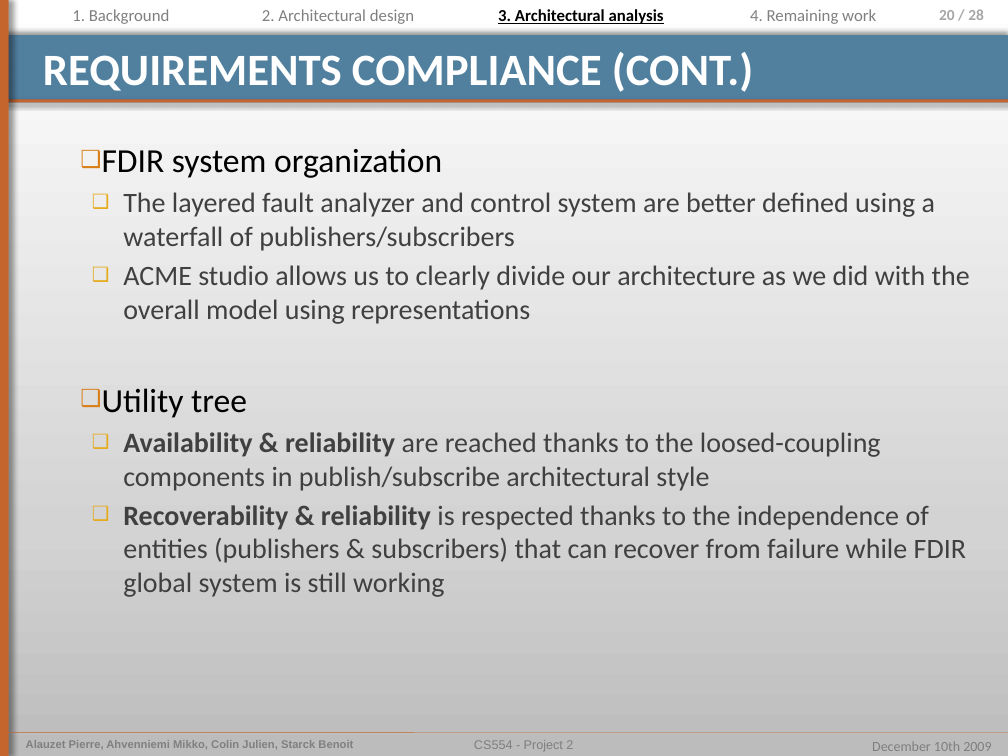
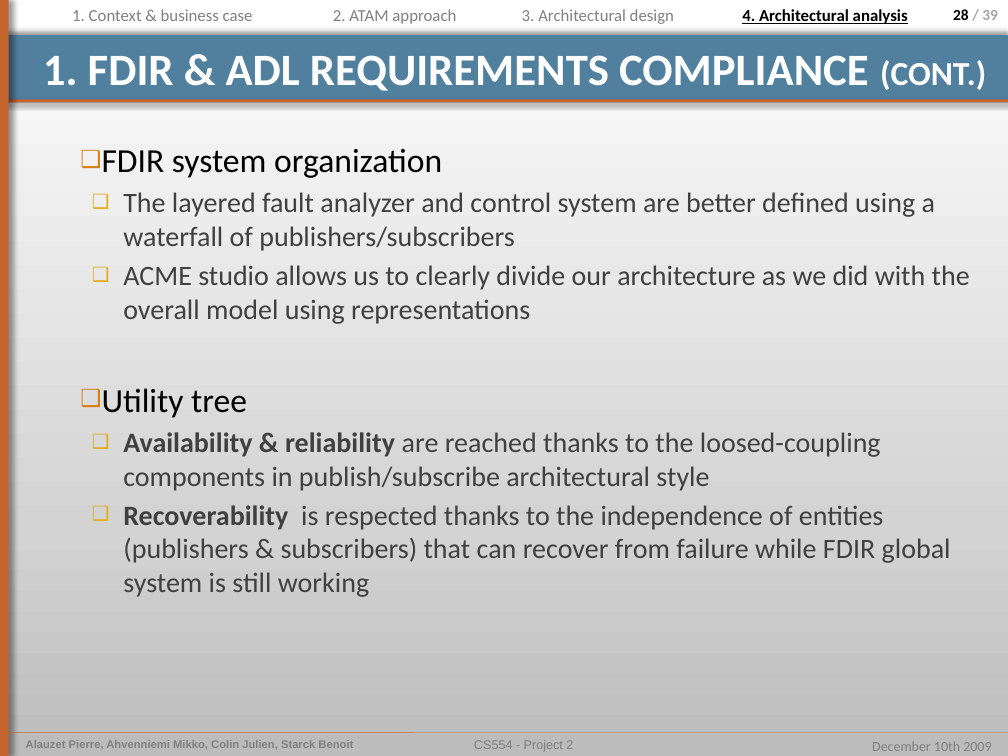
Before and after one commit to pierrealauzet/euroteam, a slide deck: slide 28 of Project 2/PartFinal/CS554_EuroTeam_Project2_Final_Mikko.pptx (slide 20 before the commit). Drawn at 1008x756 pixels with LibreOffice and Linux fonts; fonts in the diff are those of the drawing. Boxes give left, top, right and bottom in pixels: in the first picture for what was removed or moved away, otherwise in the second. Text is boxed around its words. In the diff, an @@ line names an element or a change of style, - is before the commit and + after.

```diff
--- a/Project 2/PartFinal/CS554_EuroTeam_Project2_Final_Mikko.pptx
+++ b/Project 2/PartFinal/CS554_EuroTeam_Project2_Final_Mikko.pptx
@@ text removed at [72, 9, 170, 24] @@
-1. Background
@@ text added at [72, 9, 253, 21], 12 pt, text #808080 @@
+1. Context & business case
@@ text at [333, 9, 456, 24]: text changed @@
-2. Architectural design
+2. ATAM approach
@@ text at [522, 9, 674, 24]: text changed; text colour #000000 to #808080; bold off @@
-3. Architectural analysis
+3. Architectural design
@@ text at [742, 9, 908, 24]: text changed; text colour #808080 to #000000; bold on @@
-4. Remaining work
+4. Architectural analysis
@@ page number at [953, 9, 998, 20]: text changed @@
-20 / 28
+28 / 39
@@ title at [43, 55, 986, 91]: text changed @@
-REQUIREMENTS COMPLIANCE (CONT.)
+1. FDIR & ADL REQUIREMENTS COMPLIANCE (CONT.)
@@ text at [123, 505, 951, 597]: text changed @@
-  ❑ Recoverability & reliability is respected thanks to the independence of entities (publishers & subscribers) that can recover from failure while FDIR global system is still working
+  ❑ Recoverability is respected thanks to the independence of entities (publishers & subscribers) that can recover from failure while FDIR global system is still working
```
Also in this commit, not shown: 23 other slides changed, 16 slides added, 4 slides removed, 1 other file.
